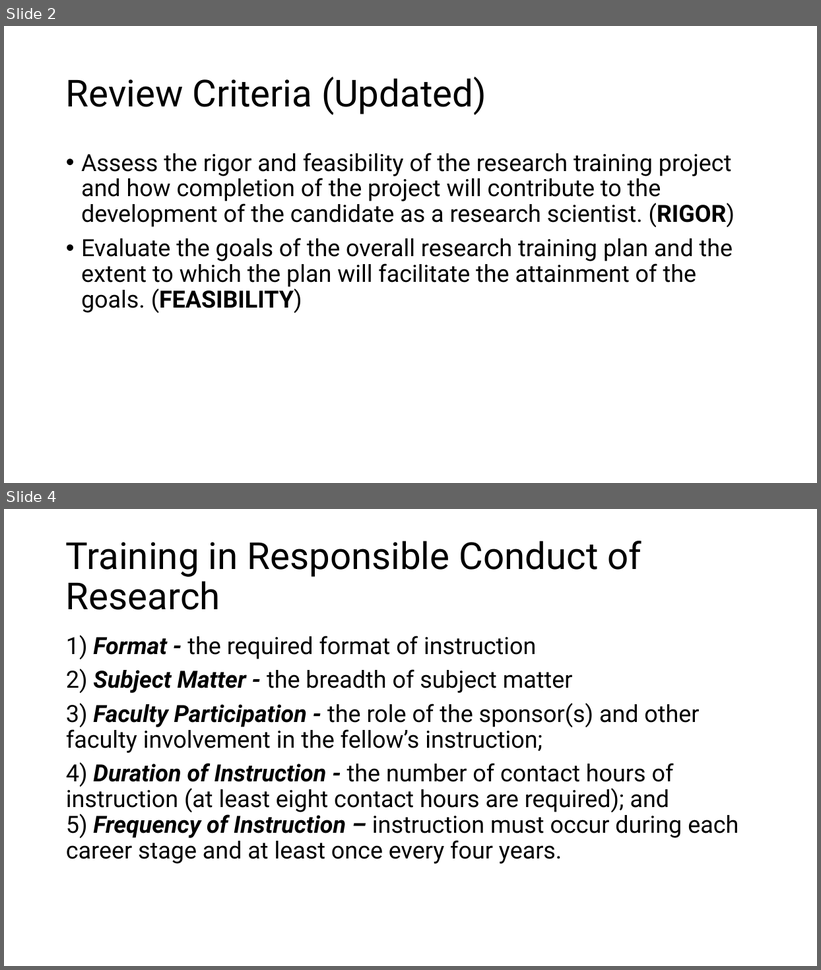
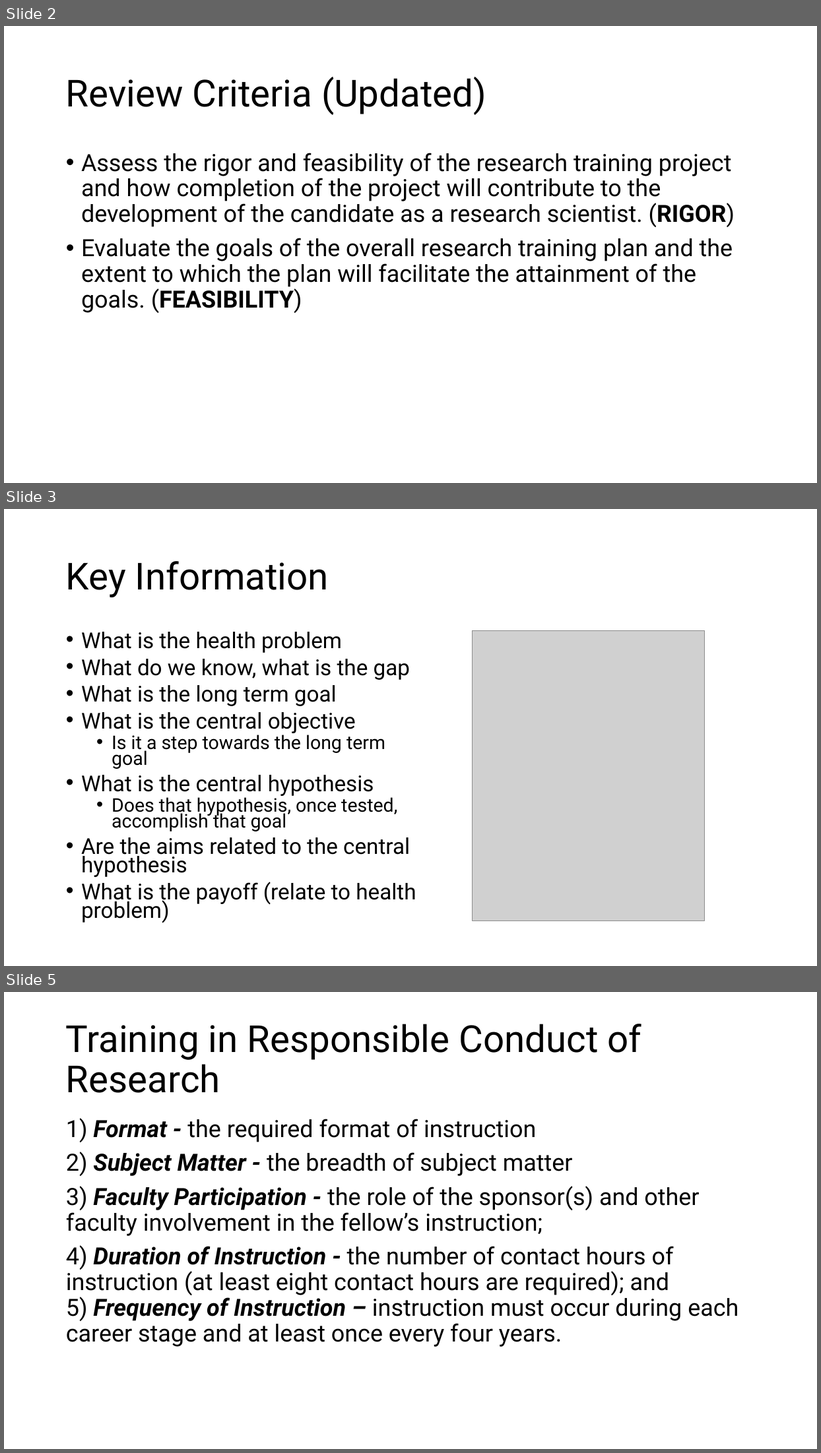
Before and after one commit to BridgesLab/FellowshipWorkshopDocuments, a slide deck: Documents/Slides/Supporting Documents.pptx. Shown one above the other, each under a label of ours: slides 2 and 4 before the commit, slides 2, 3 and 5 after it; the slides between them are not shown. The pictures are 821x970 and 821x1453 pixels, drawn with LibreOffice and Linux fonts; fonts in the diff are those of the drawing; grey boxes stand for pictures. Boxes give left, top, right and bottom in pixels: in the first picture for what was removed or moved away, otherwise in the second. Text is boxed around its words. In the diff, an @@ line names an element or a change of style, - is before the commit and + after.

```diff
--- a/Documents/Slides/Supporting Documents.pptx
+++ b/Documents/Slides/Supporting Documents.pptx
@@ slide 3 added at [4,509,817,966], background #FFFFFF @@
@@ title added at [66,561,329,597], 44 pt, text #000000 @@
+Key Information
@@ text added at [81,632,416,923], 25.9 pt, text #000000 @@
+• What is the health problem
+• What do we know, what is the gap
+• What is the long term goal
+• What is the central objective
+  • Is it a step towards the long term goal
+• What is the central hypothesis
+  • Does that hypothesis, once tested, accomplish that goal
+• Are the aims related to the central hypothesis
+• What is the payoff (relate to health problem)
@@ picture added at [473,631,705,921] @@
@@ what was slide 4 is now slide 5 @@
```
Also in this commit, not shown: 2 slides changed.
